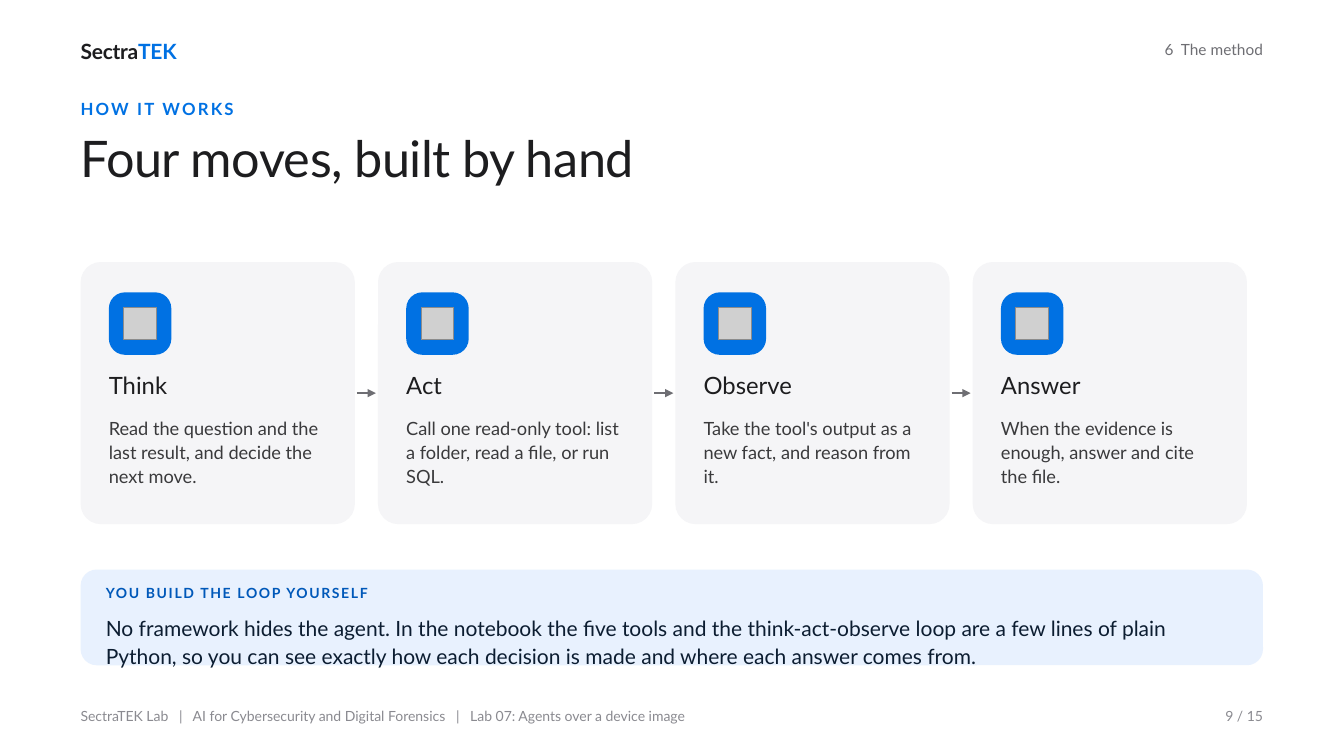
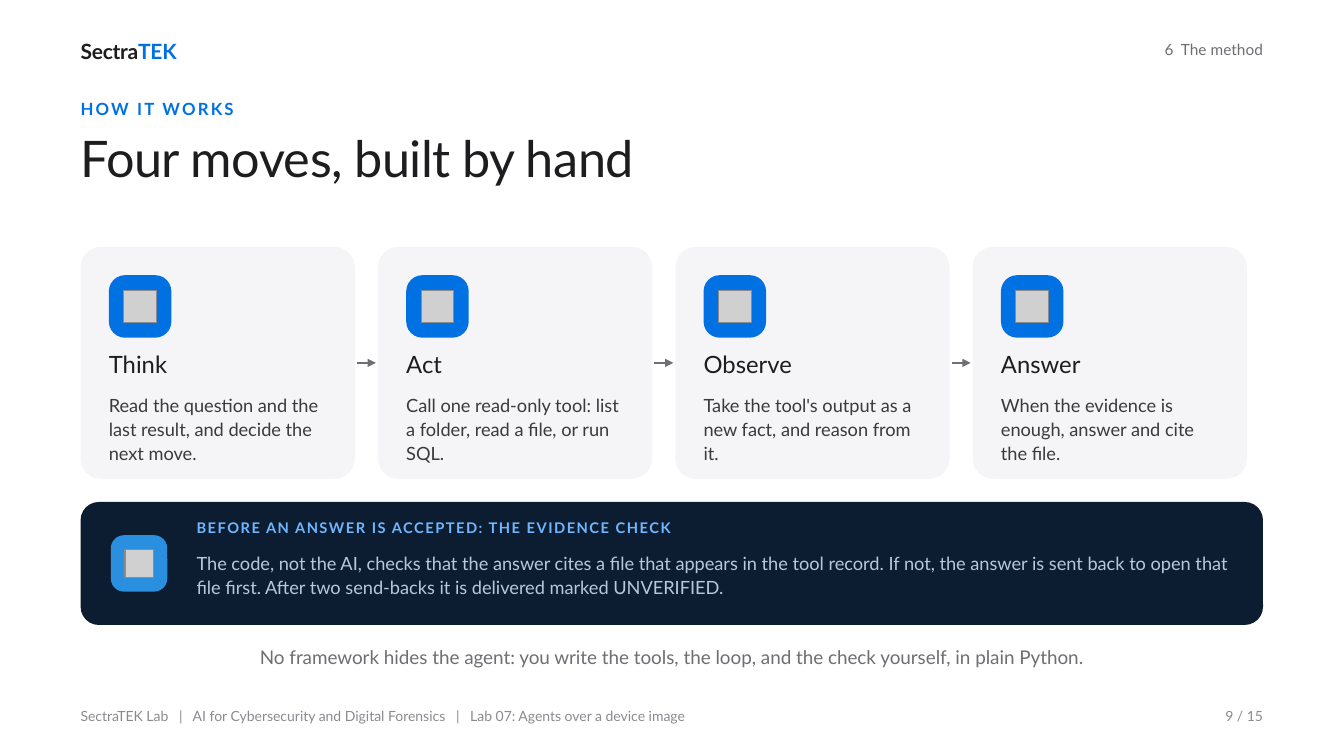
Before and after one commit to danjethh/sectratek-AI-Lab, a slide deck: slide 9 of lab07_llm_android_image_agent/slides/SectraTEK_Lab07_Agent.pptx. Drawn at 1344x756 pixels with LibreOffice and Linux fonts; fonts in the diff are those of the drawing; grey boxes stand for pictures. Boxes give left, top, right and bottom in pixels: in the first picture for what was removed or moved away, otherwise in the second. Text is boxed around its words. In the diff, an @@ line names an element or a change of style, - is before the commit and + after.

```diff
--- a/lab07_llm_android_image_agent/slides/SectraTEK_Lab07_Agent.pptx
+++ b/lab07_llm_android_image_agent/slides/SectraTEK_Lab07_Agent.pptx
@@ rounded rectangle: place and size @@
-rounded rectangle at [81,262,355,524]
+rounded rectangle at [81,247,355,479]
@@ rounded rectangle: place and size @@
-rounded rectangle at [378,262,652,524]
+rounded rectangle at [378,247,652,479]
@@ rounded rectangle: place and size @@
-rounded rectangle at [676,262,950,524]
+rounded rectangle at [676,247,950,479]
@@ proportions changed in 4 elements at [81,247,355,479], [378,247,652,479], [676,247,950,479], [973,247,1247,479] @@
@@ rounded rectangle: place and size @@
-rounded rectangle at [973,262,1247,524]
+rounded rectangle at [973,247,1247,479]
@@ 4 rounded rectangles: place and size @@
-4 rounded rectangles at [109,292,1064,355]
+4 rounded rectangles at [109,275,1064,338]
@@ 4 pictures, 4 texts: place and size @@
-4 pictures, 4 texts at [109,308,1081,394]
+4 pictures, 4 texts at [109,290,1081,373]
@@ 3 arrows: place and size @@
-3 arrows at [357,393,971,393]
+3 arrows at [357,363,971,363]
@@ text "Read the question and the ...": place and size @@
-text "Read the question and the ..." at [109,421,318,483]
+text "Read the question and the ..." at [109,398,318,460]
@@ text "Call one read-only tool: list ...": place and size @@
-text "Call one read-only tool: list ..." at [406,421,619,486]
+text "Call one read-only tool: list ..." at [406,398,619,463]
@@ text "Take the tool's output as ...": place and size @@
-text "Take the tool's output as ..." at [704,421,911,483]
+text "Take the tool's output as ..." at [704,398,911,460]
@@ text "When the evidence is enough, ...": place and size @@
-text "When the evidence is enough, ..." at [1001,421,1194,483]
+text "When the evidence is enough, ..." at [1001,398,1194,460]
@@ rounded rectangle: place and size @@
-rounded rectangle at [81,570,1263,665]
+rounded rectangle at [81,502,1263,625]
@@ rounded rectangle at [81,502,1263,625]: fill #E8F1FE to #0C1D31; proportions changed @@
@@ rounded rectangle added at [111,535,167,592], fill #2B8FE0 @@
@@ text added at [197,519,1235,549], 10.5 pt, text #6FB6FF, bold @@
+BEFORE AN ANSWER IS ACCEPTED: THE EVIDENCE CHECK
@@ picture added at [125,549,153,578] @@
@@ text added at [197,556,1227,594], 13 pt, text #B9C7DC @@
+The code, not the AI, checks that the answer cites a file that appears in the tool record. If not, the answer is sent back to open that file first. After two send-backs it is delivered marked UNVERIFIED.
@@ text removed at [208,653,242,668] @@
-YOU BUILD THE LOOP YOURSELF
@@ text at [260,650,1083,668]: text changed; size 15 to 13.5 pt; text colour #0C1D31 to #6E6E73 @@
-No framework hides the agent. In the notebook the five tools and the think-act-observe loop are a few lines of plain Python, so you can see exactly how each decision is made and where each answer comes from.
+No framework hides the agent: you write the tools, the loop, and the check yourself, in plain Python.
```
Also in this commit, not shown: 3 other slides changed, 27 other files.
